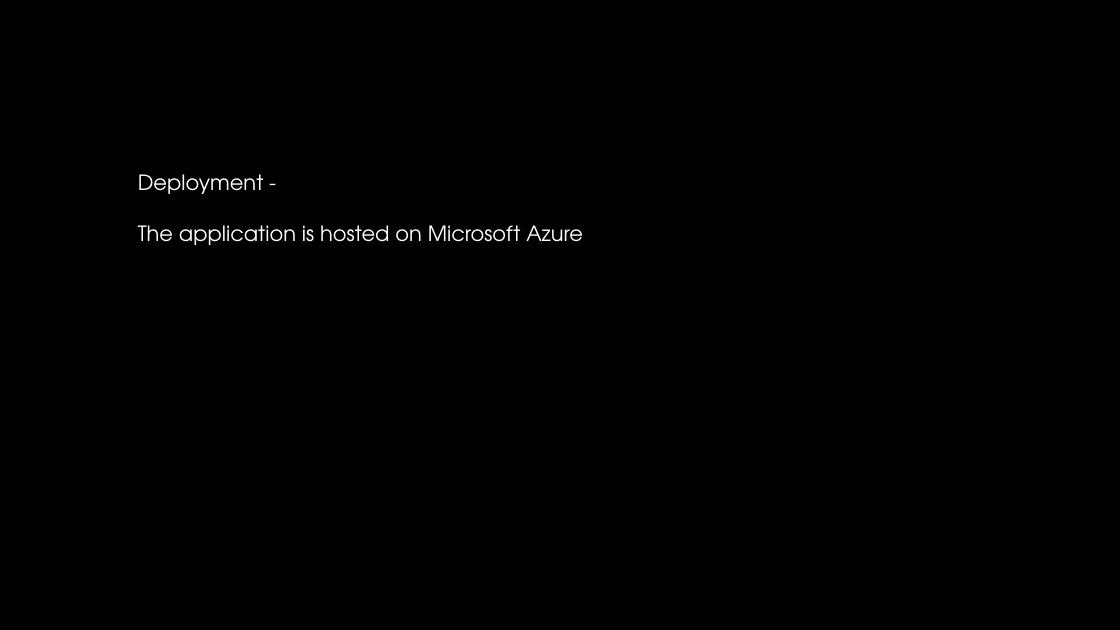
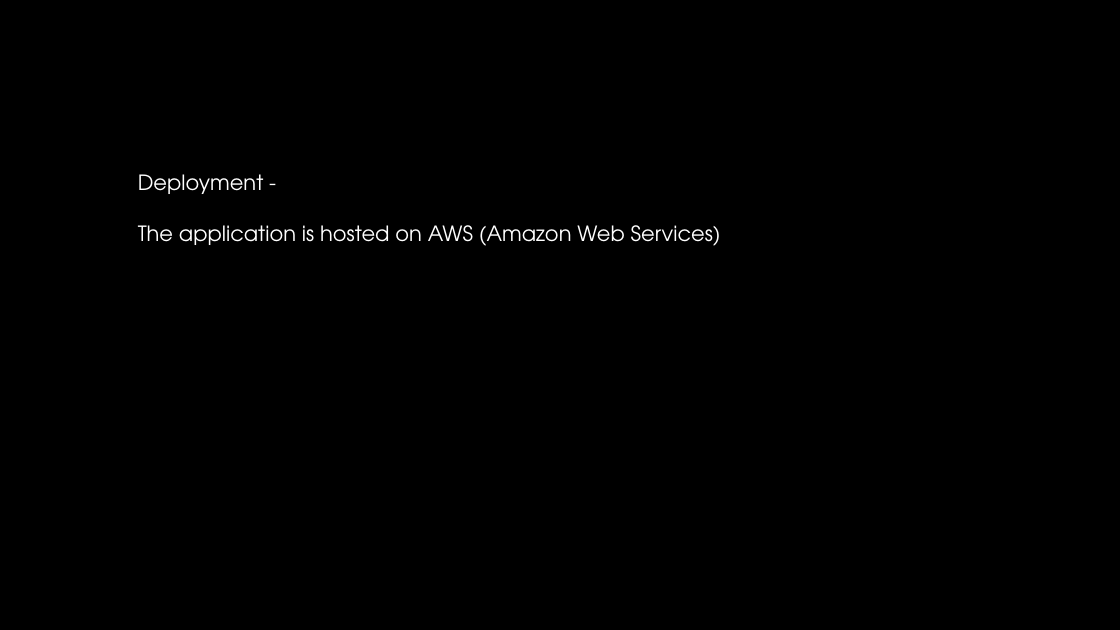
Before and after one commit to ShaikhArshad11/Stores-Sales-Prediction, a slide deck: slide 8 of Documents/Detailed Report.pptx. Drawn at 1120x630 pixels with LibreOffice and Linux fonts; fonts in the diff are those of the drawing; background and template pictures are left out. Boxes give left, top, right and bottom in pixels: in the first picture for what was removed or moved away, otherwise in the second. Text is boxed around its words. In the diff, an @@ line names an element or a change of style, - is before the commit and + after.

```diff
--- a/Documents/Detailed Report.pptx
+++ b/Documents/Detailed Report.pptx
@@ text at <box>138,225,721,246</box>: text changed @@
-The application is hosted on Microsoft Azure
+The application is hosted on AWS (Amazon Web Services)
```
Also in this commit, not shown: 1 other slide changed, 3 other files.
